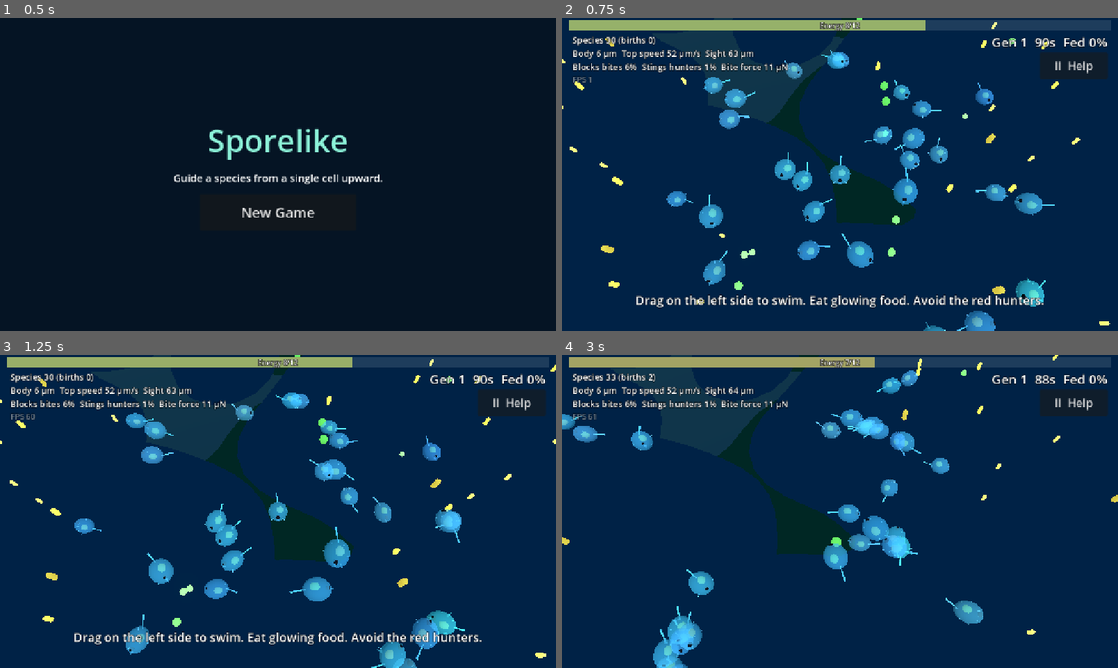
Above: before the commit, frames 1-4 (two rows, left to right).
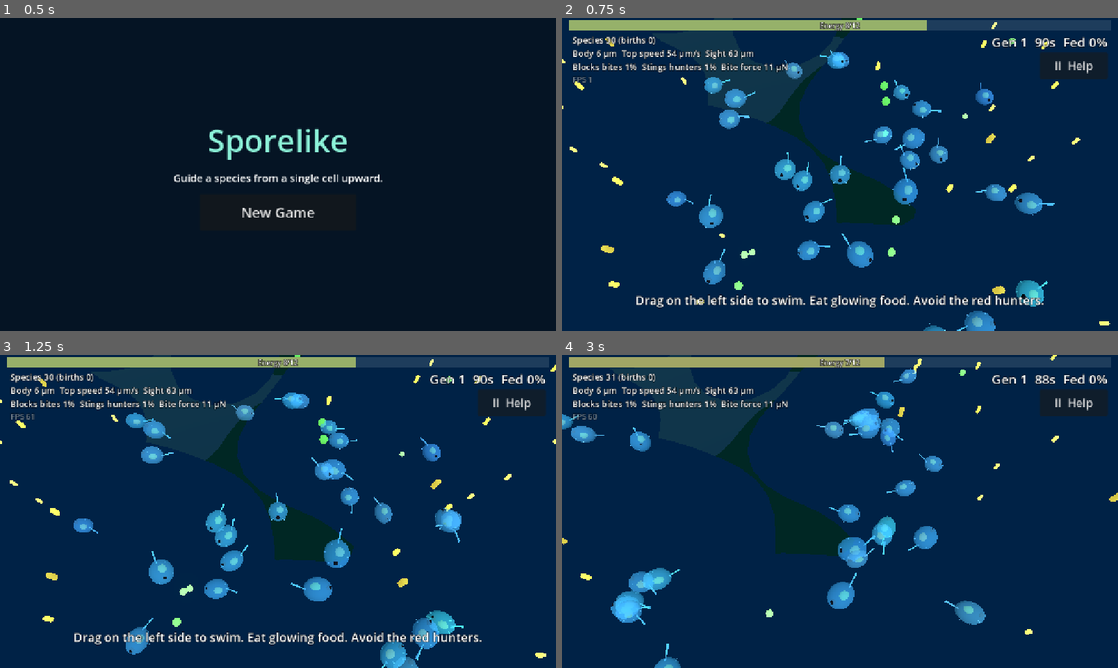
Above: after the commit, the same moments.

Repository: drag0nblad3/Sporelike-
Game: Godot game, scene res://scenes/main.tscn
The game is run twice, just before and just after one commit, with the same random seed, the same clock (stepped at 60 frames per second) and the same inputs.
Inputs (mouse positions are in pixels of both pictures, inside the frame that each line leads up to):
- Up to frame 1 (0.5 s): no input
- Up to frame 2 (0.75 s): click "New Game" at 0.5 s
- Up to frame 3 (1.25 s): no input
- Up to frame 4 (3 s): move the mouse to (962, 495) at 1.27 s; hold Right (ui_right) 1.28-2 s; click (962, 495) at 1.42 s; tap Space at 1.52 s; drag from (728, 527) to (812, 574) at 2.02 s; move the mouse to (895, 442) at 2.77 s; hold Right (ui_right) from 2.78 s (still down)

Frame 1 is identical in both runs. In frame 2, 0.3% of the frame differs, in the area x 11-89%, y 0-100%; in frame 3, 1.0%; in frame 4, 6.9%, in the area x 0-100%, y 0-100%.

Commit message:
Only additive picks, faster armor and toxin, Gut lining, Leaner metabolism
Trait picks only increase (diet still goes either way). The species starts
with no armor and digests 80% of its diet's share; Gut lining levels add
10% each. Armor and toxin grow 1.6x faster per pick. A Leaner metabolism
pick (efficiency) is offered half the time. Upkeep rate lowered to 0.62
to rebalance the weaker starting gut.

Co-Authored-By: Claude Opus 5.5 <noreply@anthropic.com>
Claude-Session: https://claude.ai/code/session_01LRZhwzL1ScNEsSmFRd9Hjh

Diff:
--- a/scripts/core/feature.gd
+++ b/scripts/core/feature.gd
@@ -12,6 +12,7 @@
 	"grabbing_cilia": ["Grabbing cilia", "Cilia snatch food that is very close", "agility", 0.55, 2],
 	"tail_bud": ["Tail bud", "Grow another tail: faster, costs more energy", "speed", 0.6, 2],
 	"fat_store": ["Fat store", "Store extra food past full", "", 0.0, 3],
+	"gut_lining": ["Gut lining", "Digest more of every food", "", 0.0, 3],
 	"eye_cluster": ["Eye cluster", "Spot food from farther away", "sense", 0.6, 2],
 	"jet": ["Jet boost", "Tap Jet for a quick burst of speed", "speed", 0.5, 2],
 	"sticky_coat": ["Sticky coat", "Darting food that comes close gets stuck", "armor", 0.3, 2],
--- a/scripts/core/genome.gd
+++ b/scripts/core/genome.gd
@@ -7,16 +7,19 @@
 const MUTATION_CHANCE := 0.4
 const MUTATION_STEP := 0.08
 ## Scales energy burned per second by every trait. Lower = slower starvation.
-const UPKEEP_RATE := 0.75
+const UPKEEP_RATE := 0.62
 const FULL_ENERGY := 12.0
 const STORE_PER_LEVEL := 5.0
 ## How far food hardness can exceed the jaw and still be chewed through.
 const CHEW_MARGIN := 0.2
+## Share of food energy a starting gut keeps, and what each Gut lining adds.
+const GUT_START := 0.8
+const GUT_PER_LEVEL := 0.1
 
 ## diet: 0 = eats plants well, 1 = eats animals well. jaw cracks shells.
 var values := {
 	"size": 0.3, "speed": 0.5, "agility": 0.3, "sense": 0.4,
-	"armor": 0.1, "toxin": 0.0, "diet": 0.3, "jaw": 0.1,
+	"armor": 0.0, "toxin": 0.0, "diet": 0.3, "jaw": 0.1,
 }
 ## Branching upgrades (see Feature): id -> level. Inherited unchanged.
 var features := {}
@@ -138,7 +141,7 @@
 		+ 0.08 * feature("tail_bud") + 0.04 * feature("fat_store") \
 		+ 0.04 * feature("grabbing_cilia") + 0.04 * feature("eye_cluster") \
 		+ 0.04 * feature("jet") + 0.04 * feature("sticky_coat") \
-		+ 0.05 * feature("food_scent")
+		+ 0.05 * feature("food_scent") + 0.03 * feature("gut_lining")
 	return cost * UPKEEP_RATE * lerpf(1.0, 0.7, efficiency)
 
 
@@ -163,7 +166,8 @@
 func digest(energy: float, is_plant: bool) -> float:
 	var efficiency := lerpf(1.0, 0.3, value_of("diet")) if is_plant \
 		else lerpf(0.3, 1.0, value_of("diet"))
-	return energy * efficiency
+	# A young gut wastes some of everything; Gut lining levels fix that.
+	return energy * efficiency * (GUT_START + GUT_PER_LEVEL * feature("gut_lining"))
 
 
 ## How far away food this visible (0..1) can be noticed.
--- a/scripts/core/mutation_choice.gd
+++ b/scripts/core/mutation_choice.gd
@@ -8,16 +8,25 @@
 ## Pushing a trait further the way it already leans adds up to this much
 ## more again, so picks drive the species toward a specialty.
 const SPECIALIZE := 1.0
+## Traits that grow faster per pick than the rest.
+const FAST := {"armor": 1.6, "toxin": 1.6}
+## Picks only ever add. Diet is the one two-way trait: its second label is
+## the pick that moves it toward plants.
 const LABELS := {
-	"size": ["Bigger body", "Smaller body"],
-	"speed": ["Longer tail", "Shorter tail"],
-	"agility": ["More cilia", "Fewer cilia"],
-	"sense": ["Sharper eye", "Duller eye"],
-	"armor": ["Thicker armor", "Lighter armor"],
-	"toxin": ["More toxic", "Less toxic"],
+	"size": ["Bigger body"],
+	"speed": ["Longer tail"],
+	"agility": ["More cilia"],
+	"sense": ["Sharper eye"],
+	"armor": ["Thicker armor"],
+	"toxin": ["More toxic"],
 	"diet": ["Eat more meat", "Eat more plants"],
-	"jaw": ["Stronger jaw", "Weaker jaw"],
+	"jaw": ["Stronger jaw"],
+	"efficiency": ["Leaner metabolism"],
 }
+## The plain energy-saving pick: how much efficiency it adds at x1
+## influence, and how often it is one of the choices.
+const EFFICIENCY_STEP := 0.12
+const EFFICIENCY_CHANCE := 0.5
 ## Chance one of the choices is a branching feature, when any is available.
 const FEATURE_CHANCE := 0.6
 
@@ -53,14 +62,18 @@
 		var level := mini(genome.feature(feature_id) + 1, Feature.max_level(feature_id))
 		genome.features[feature_id] = level
 		return
+	if trait_name == "efficiency":
+		genome.efficiency = minf(genome.efficiency + EFFICIENCY_STEP * influence, 1.0)
+		return
 	var value: float = genome.values[trait_name]
 	var lean := value if direction > 0.0 else 1.0 - value
-	var step := STEP * influence * (1.0 + SPECIALIZE * lean)
+	var step := STEP * influence * (1.0 + SPECIALIZE * lean) * float(FAST.get(trait_name, 1.0))
 	genome.values[trait_name] = clampf(value + step * direction, 0.0, 1.0)
 
 
-## A few different choices: trait nudges (usually up), and sometimes one
-## branching feature the species has unlocked.
+## A few different choices: trait increases (diet either way), and
+## sometimes one branching feature the species has unlocked. Traits already
+## at the top of their scale are not offered.
 static func roll(rng: RandomNumberGenerator, count: int, averages: Dictionary,
 		template: Genome) -> Array[MutationChoice]:
 	var names: Array = Genome.TRAITS.duplicate()
@@ -71,15 +84,21 @@
 		var f := MutationChoice.new()
 		f.feature_id = unlocked[rng.randi() % unlocked.size()]
 		picks.append(f)
+	if template.efficiency < 1.0 and rng.randf() < EFFICIENCY_CHANCE:
+		var e := MutationChoice.new()
+		e.trait_name = "efficiency"
+		picks.append(e)
 	for i in names.size():
 		if picks.size() >= count:
 			break
 		var c := MutationChoice.new()
 		c.trait_name = names[i]
-		c.direction = 1.0 if rng.randf() < 0.7 else -1.0
-		# Never offer a push past the end of the scale; flip it instead.
 		var value: float = template.values[c.trait_name]
-		if (c.direction > 0.0 and value >= 1.0) or (c.direction < 0.0 and value <= 0.0):
-			c.direction = -c.direction
+		if c.trait_name == "diet":
+			c.direction = 1.0 if rng.randf() < 0.5 else -1.0
+			if (c.direction > 0.0 and value >= 1.0) or (c.direction < 0.0 and value <= 0.0):
+				c.direction = -c.direction
+		elif value >= 1.0:
+			continue
 		picks.append(c)
 	return picks
--- a/scripts/ui/glossary.gd
+++ b/scripts/ui/glossary.gd
@@ -68,7 +68,9 @@
 changed and what killed it.
 [b]Mutation choice[/b]: pick a trait to push your whole species toward. \
 Each pick is a big step, and bigger still when it pushes a trait further the \
-way your species already leans, so repeated picks build a specialist.
+way your species already leans, so repeated picks build a specialist. \
+Picks only ever add; diet is the one trait you can push either way. \
+[b]Leaner metabolism[/b], offered often, simply burns less energy (up to 30% less).
 [b]Upgrades[/b]: each button lists every number it changes for a cell like \
 you, gains and costs alike, such as "Top speed 59 → 62 µm/s". Pushing a trait far enough \
 unlocks new body parts that can appear as choices:
@@ -81,6 +83,8 @@
   [b]Scent trail[/b] (from very high sense): an arrow by your cell points to \
 the nearest food your body can eat well, even in hidden fields. Cells of your \
 species follow the scent too.
+  [b]Gut lining[/b] (any time): a new species digests only 80% of what its \
+diet allows; each level adds 10%, up to 110%.
   [b]Fat store[/b] (any time): keep eating past full. Stored food shows as a \
 gold bar over the energy bar and is burned once the stomach runs low.
 [b]Hard times[/b]: after a bad generation (your species shrank a lot, or you \
